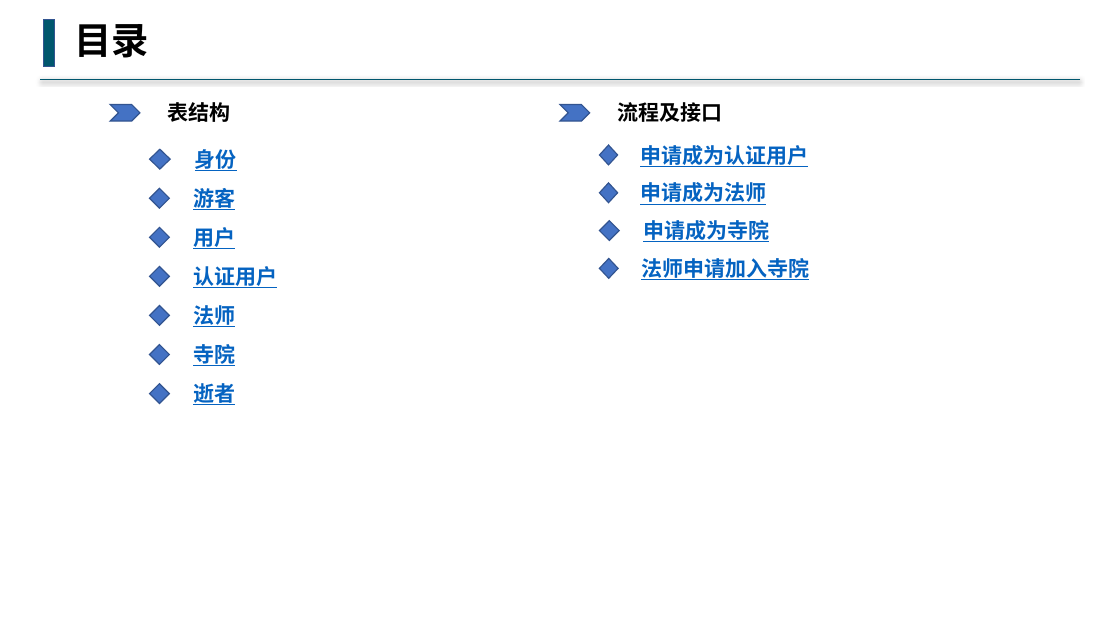
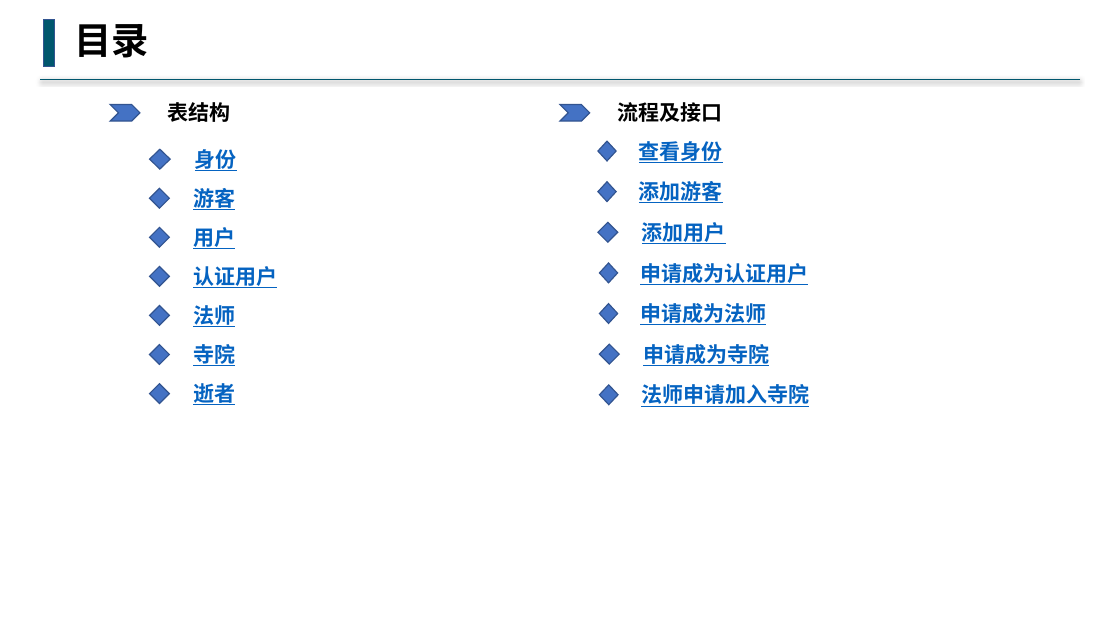
Before and after one commit to buddhachain/buddhaContract, a slide deck: slide 1 of doc/02.身份.pptx. Drawn at 1120x630 pixels with LibreOffice and Linux fonts; fonts in the diff are those of the drawing. Boxes give left, top, right and bottom in pixels: in the first picture for what was removed or moved away, otherwise in the second. Text is boxed around its words. In the diff, an @@ line names an element or a change of style, - is before the commit and + after.

```diff
--- a/doc/02.身份.pptx
+++ b/doc/02.身份.pptx
@@ diamond added at (x1=598, y1=141, x2=617, y2=161), fill #4472C4, outline #325491 1 pt @@
@@ text added at (x1=639, y1=138, x2=723, y2=164), 18 pt, text #0563C1, bold, underline @@
+查看身份
@@ text added at (x1=639, y1=178, x2=723, y2=204), 18 pt, text #0563C1, bold, underline @@
+添加游客
@@ diamond added at (x1=598, y1=181, x2=617, y2=202), fill #4472C4, outline #325491 1 pt @@
@@ diamond added at (x1=598, y1=223, x2=618, y2=243), fill #4472C4, outline #325491 1 pt @@
@@ text added at (x1=642, y1=222, x2=726, y2=244), 18 pt, text #0563C1, bold, underline @@
+添加用户
@@ 2 texts, 2 diamonds moved together from (x1=600, y1=145, x2=808, y2=205) to (x1=600, y1=263, x2=808, y2=325) @@
@@ 2 texts, 2 diamonds moved together from (x1=600, y1=220, x2=809, y2=280) to (x1=600, y1=344, x2=809, y2=407) @@
```
Also in this commit, not shown: 3 other slides changed, 3 slides added, 1 other file.
